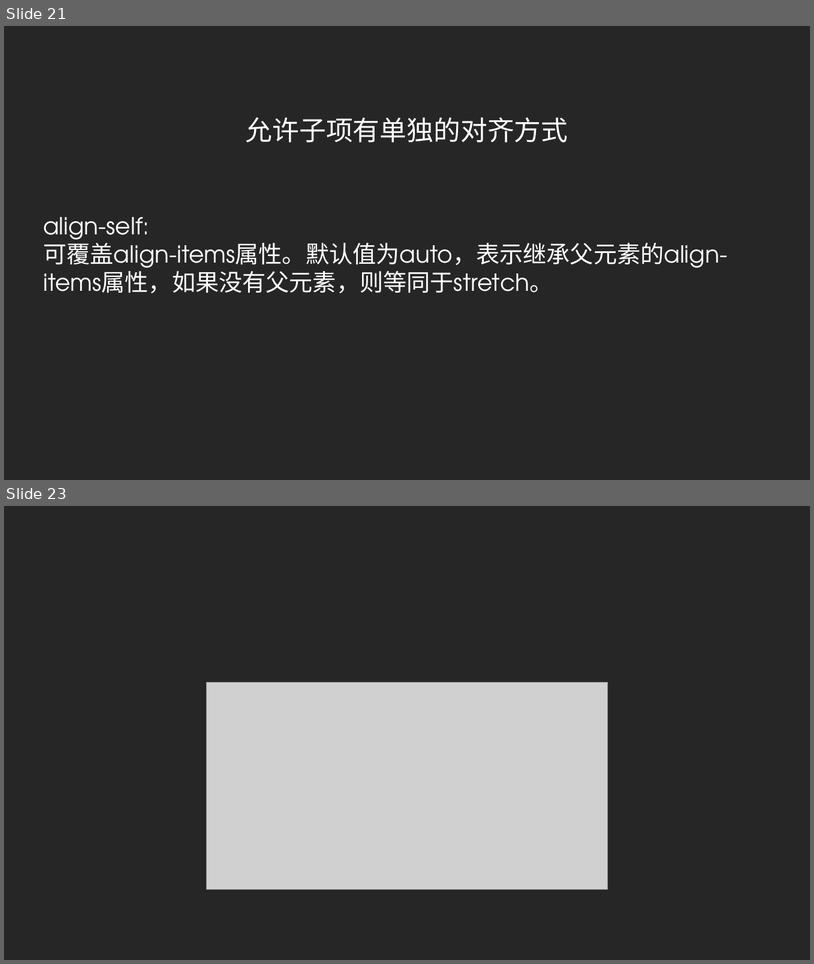
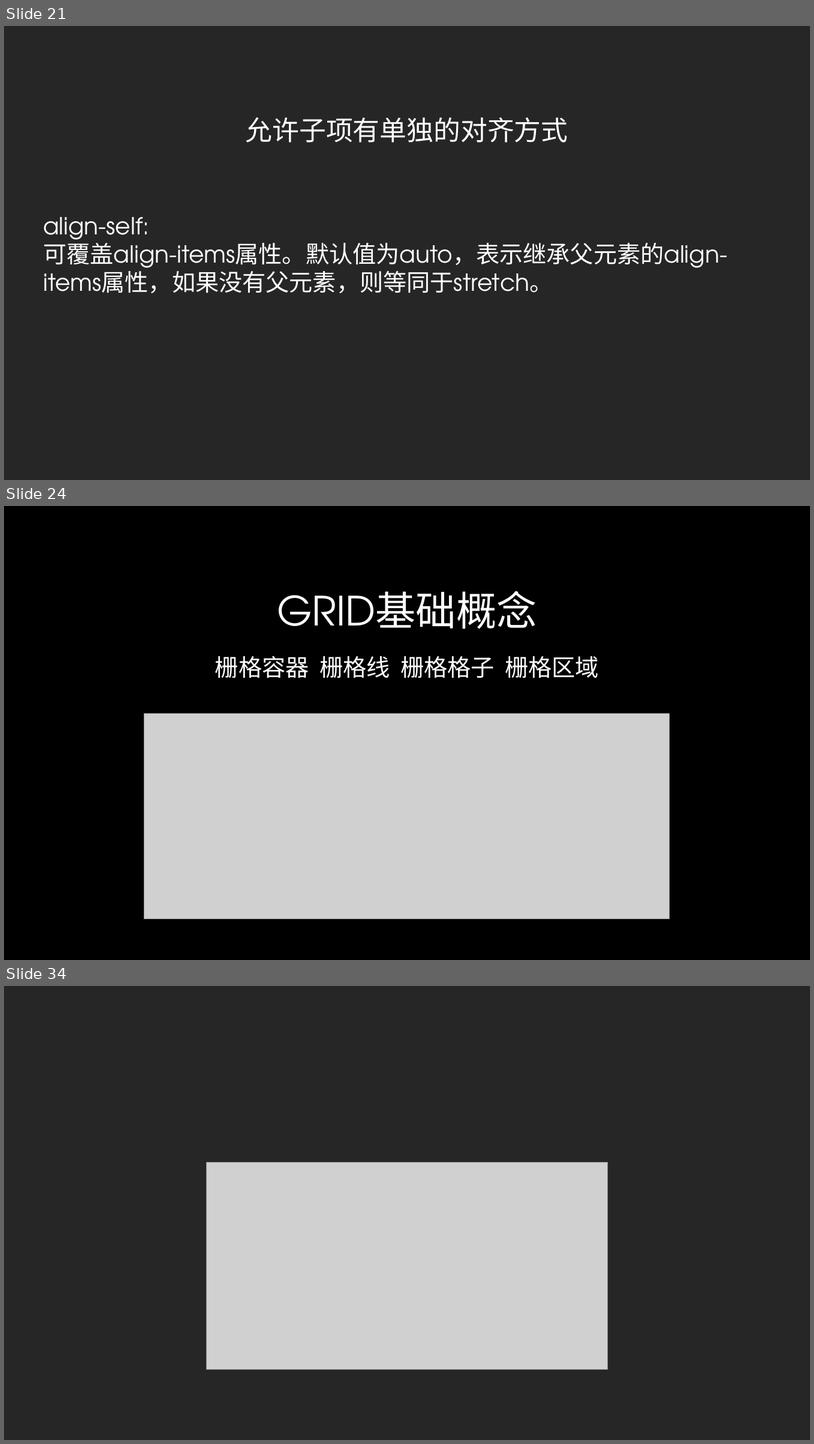
Before and after one commit to radiofly19841018/demo-flex, a slide deck: ppt/CSS Flex&Grid.pptx. Shown one above the other, each under a label of ours: slides 21 and 23 before the commit, slides 21, 24 and 34 after it; the slides between them are not shown. The pictures are 814x964 and 814x1444 pixels, drawn with LibreOffice and Linux fonts; fonts in the diff are those of the drawing; grey boxes stand for pictures; background and template pictures are left out. Boxes give left, top, right and bottom in pixels: in the first picture for what was removed or moved away, otherwise in the second. Text is boxed around its words. In the diff, an @@ line names an element or a change of style, - is before the commit and + after.

```diff
--- a/ppt/CSS Flex&Grid.pptx
+++ b/ppt/CSS Flex&Grid.pptx
@@ slide 24 added at [4, 506, 810, 960], background picture (left out) @@
@@ title added at [277, 591, 537, 629], 48 pt, text gradient #FFFFFF to #A6A6A6 @@
+GRID基础概念
@@ text added at [215, 656, 599, 678], 28 pt, text #FFFFFF @@
+栅格容器 栅格线 栅格格子 栅格区域
@@ picture added at [144, 714, 670, 919] @@
@@ what was slide 23 is now slide 34 @@
```
Also in this commit, not shown: 11 other slides added, 1 slide removed, 5 other files.
